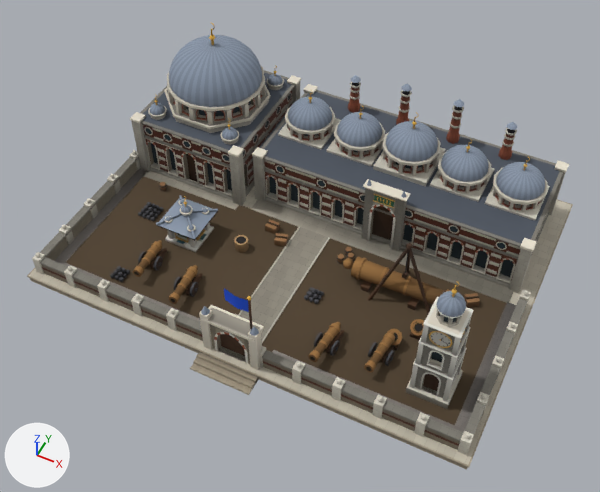
The glTF model assets/models/lm/lm_tophane.glb, before and after one commit.
One viewpoint serves both versions: a 50 mm lens placed at (1.22, -2.65, 3.16), pointed at (0.06, -0.33, 0.25). The lights are fixed; the arrows at lower left show +X, +Y and +Z. The first picture is the older version. Where no turn or scale is listed for an object, it has been applied to the vertices. Vertices at exactly the same position are counted once.

Script lines for the objects in view, before the commit:
```python
me_lm_tophane = bpy.data.meshes.new('lm_tophane')
me_lm_tophane.from_pydata(...)  # 29464 vertices, 43077 faces; spans x -1.13..1.13, y -0.88..0.88, z -0.43..0.43
me_lm_tophane.materials.append(mat_detay)
ob_lm_tophane = bpy.data.objects.new('lm_tophane', me_lm_tophane)
ob_lm_tophane.location = (0.0, -0.132, 0.429)
```
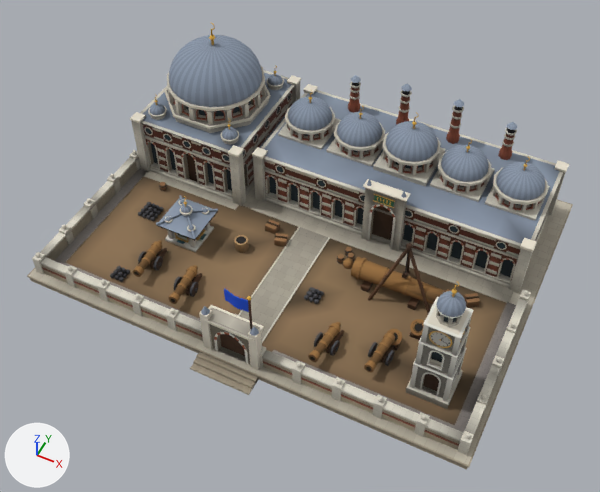
Diff of the bpy script that builds the scene:
```diff
--- a/assets/models/lm/lm_tophane.glb.py
+++ b/assets/models/lm/lm_tophane.glb.py
@@ me_lm_tophane @@
 # used by ob_lm_tophane; location = (0.0, -0.132, 0.429)
-me_lm_tophane.from_pydata(...)  # 29464 vertices, 43077 faces; spans x -1.13..1.13, y -0.88..0.88, z -0.43..0.43
+me_lm_tophane.from_pydata(...)  # 31420 vertices, 52147 faces; spans x -1.13..1.13, y -0.88..0.88, z -0.43..0.43
+# me_lm_tophane part 1: 513 vertices moved within x -1.03..1.02, y -0.59..0.75, z -0.39..0.35; 1956 vertices added at x -1.13..1.13, y -0.88..0.88, z -0.43..0.12
+# me_lm_tophane part 2: 7535 kept faces spanning x -1.1..1.1, y -0.88..0.8, z -0.43..0.42 get new vertex colours
 me_lm_tophane.materials.append(mat_detay)
```

Location of each change, [x1, y1, x2, y2] in pixels of the pictures (600 x 492 px):
part 1 of me_lm_tophane, reshaped
    before: [115, 71, 538, 372]
    after: [40, 70, 565, 459]
part 2 of me_lm_tophane, edited (looks the same)
    both: [32, 26, 569, 455]
